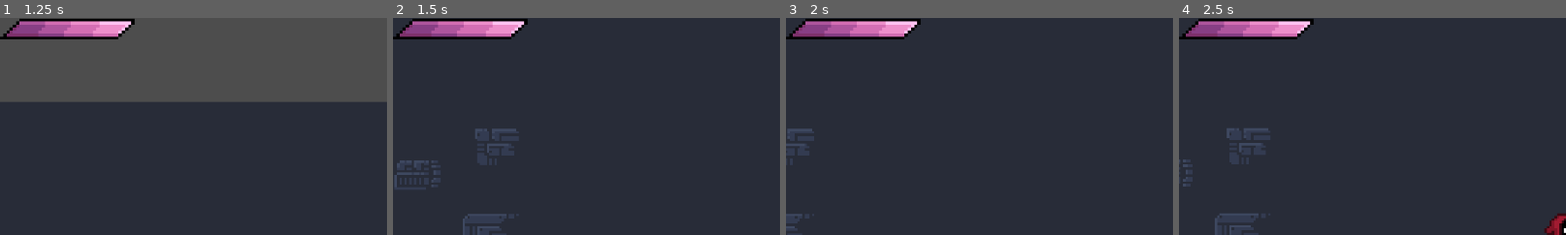
Above: before the commit, frames 1-4 (left to right).
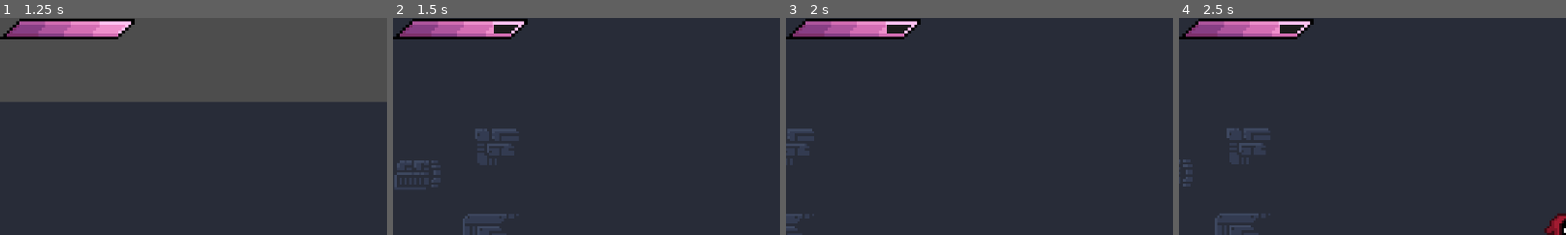
Above: after the commit, the same moments.

Repository: safe-life-system/a-boy-cheating
Game: Godot game, scene res://Scens/Levels/level_1.tscn
Same seed, same stepped clock (60 frames per second), same inputs: the game is played once before the commit and once after it.
Inputs:
- Up to frame 1 (1.25 s): tap Enter (ui_accept) at 0.5, 0.77 s; hold Right (ui_right) from 0.53 s (still down); hold E (transform) from 0.53 s (still down)
- Up to frame 2 (1.5 s): keep holding Right (ui_right); release E (transform) at 1.28 s; tap E (transform) at 1.35 s
- Up to frame 3 (2 s): keep holding Right (ui_right); tap Enter (ui_accept) at 1.52 s
- Up to frame 4 (2.5 s): release Right (ui_right) at 2.03 s; hold Left (ui_left) from 2.03 s (still down); hold E (transform) from 2.03 s (still down)
The pictures show only the part of the screen within x 0-50%, y 0-50%; the shares and areas given below are measured in that part.

Frame 1 is identical in both runs. In frame 2, 0.2% of the frame differs, in the area x 26-33%, y 3-8%; in frame 3, 0.2%; in frame 4, 0.2%.

Commit message:
feature: реализация ограничения превращения и функции востановления

Diff:
--- a/Scripts/Player/player.gd
+++ b/Scripts/Player/player.gd
@@ -6,6 +6,8 @@
 var current_form: Transformable = null   # объект в котором сидим
 var nearby_form: Transformable = null
 @onready var camera: Camera2D = $Camera2D
+@onready var ui_player: Control = $"UI Player"
+var max_energy = 100
 
 func _ready() -> void:
 	add_to_group("camera_target")
@@ -39,6 +41,10 @@
 			_enter_form(nearby_form)
 
 func _enter_form(form: Transformable) -> void:
+	var energy = ui_player.energy_bar.value
+	if energy <= 1:
+		return
+	ui_player.update_energy(energy-(max_energy/4), max_energy)
 	current_form = form
 	form.on_enter()
 
@@ -67,4 +73,9 @@
 
 func set_nearby_form(form) -> void:
 	nearby_form = form
-	print(nearby_form)
+
+func _on_area_2d_body_entered(body: Node2D) -> void:
+	var energy = ui_player.energy_bar.value
+	if body.has_method("hill"):
+		if energy < max_energy:
+			ui_player.update_energy(energy+body.hill(), max_energy)
Not shown, added: Scripts/Player/player.gd.uid
